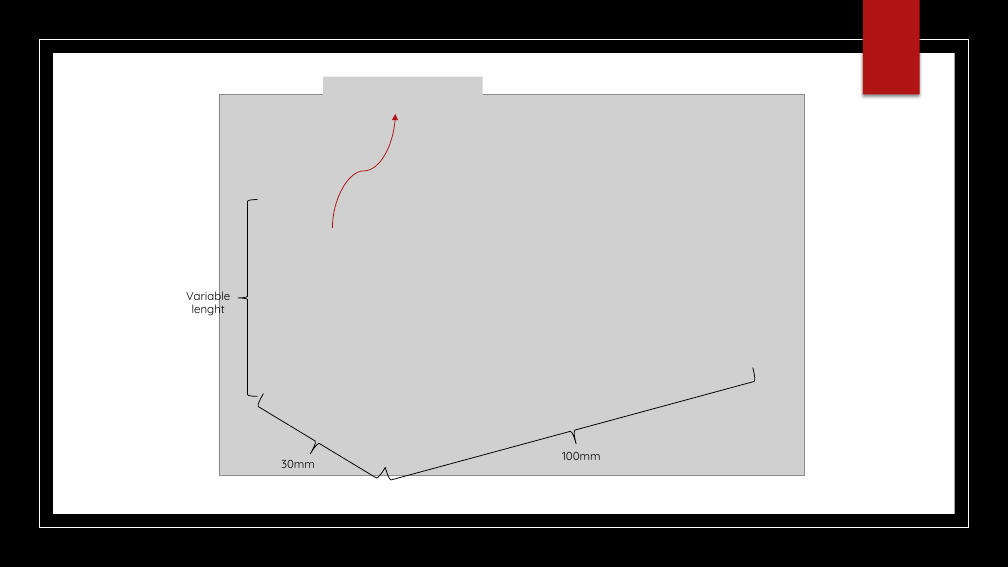
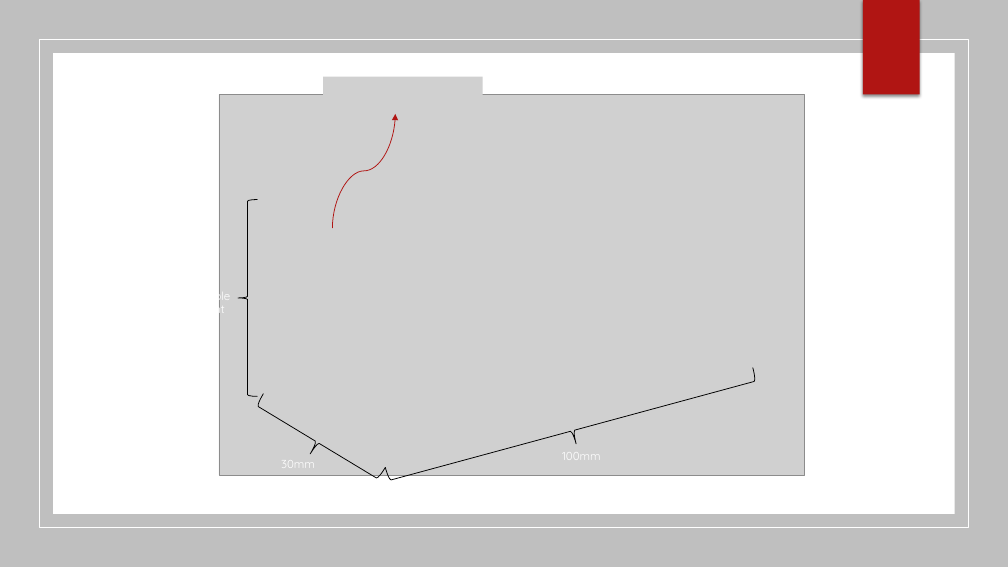
Before and after one commit to KAANVOLKAN05/GPGPU_Research, a slide deck: slide 36 of TurbidityMeterStudy/MonteCarloProj/Presentation for West River.pptx (slide 18 before the commit). Drawn at 1008x567 pixels with LibreOffice and Linux fonts; fonts in the diff are those of the drawing; grey boxes stand for pictures; background and template pictures are left out. Boxes give left, top, right and bottom in pixels: in the first picture for what was removed or moved away, otherwise in the second. Text is boxed around its words. In the diff, an @@ line names an element or a change of style, - is before the commit and + after.

```diff
--- a/TurbidityMeterStudy/MonteCarloProj/Presentation for West River.pptx
+++ b/TurbidityMeterStudy/MonteCarloProj/Presentation for West River.pptx
@@ background picture (left out) to #FFFFFF @@
@@ rectangle at <box>0,0,1008,567</box>: fill #000000 to #BFBFBF @@
@@ text colour #000000 to #FFFFFF in 3 elements at <box>186,287,230,317</box>, <box>281,460,315,464</box>, <box>562,455,601,456</box> @@
```
Also in this commit, not shown: 24 other slides changed, 19 slides added, 1 slide removed.
